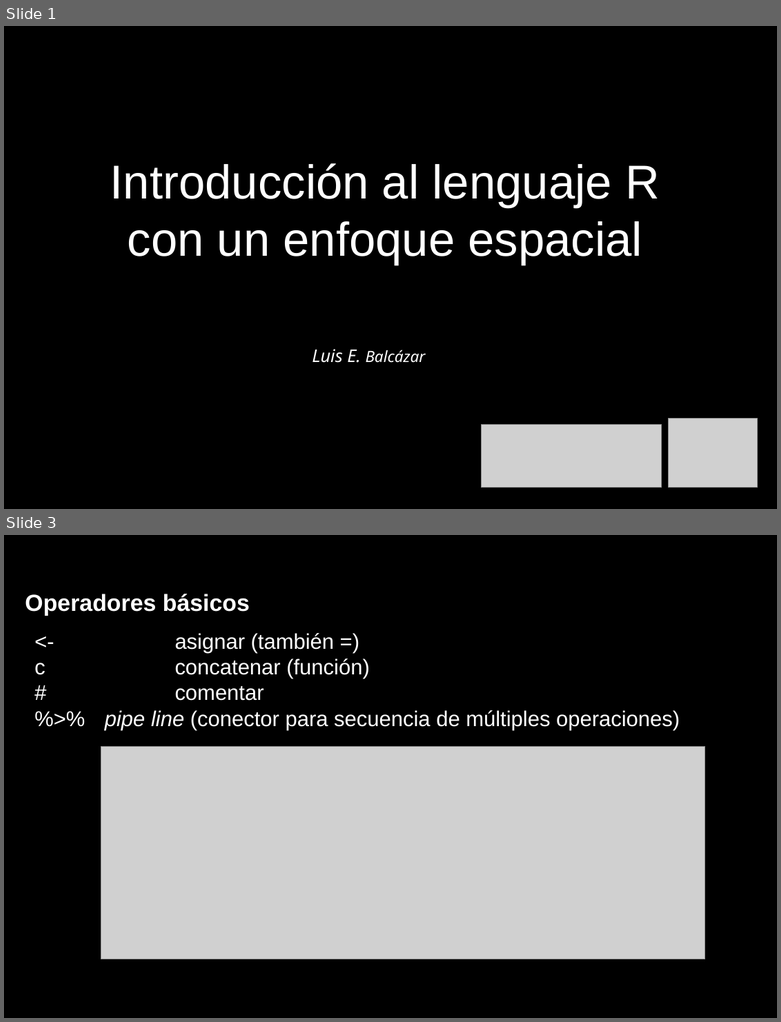
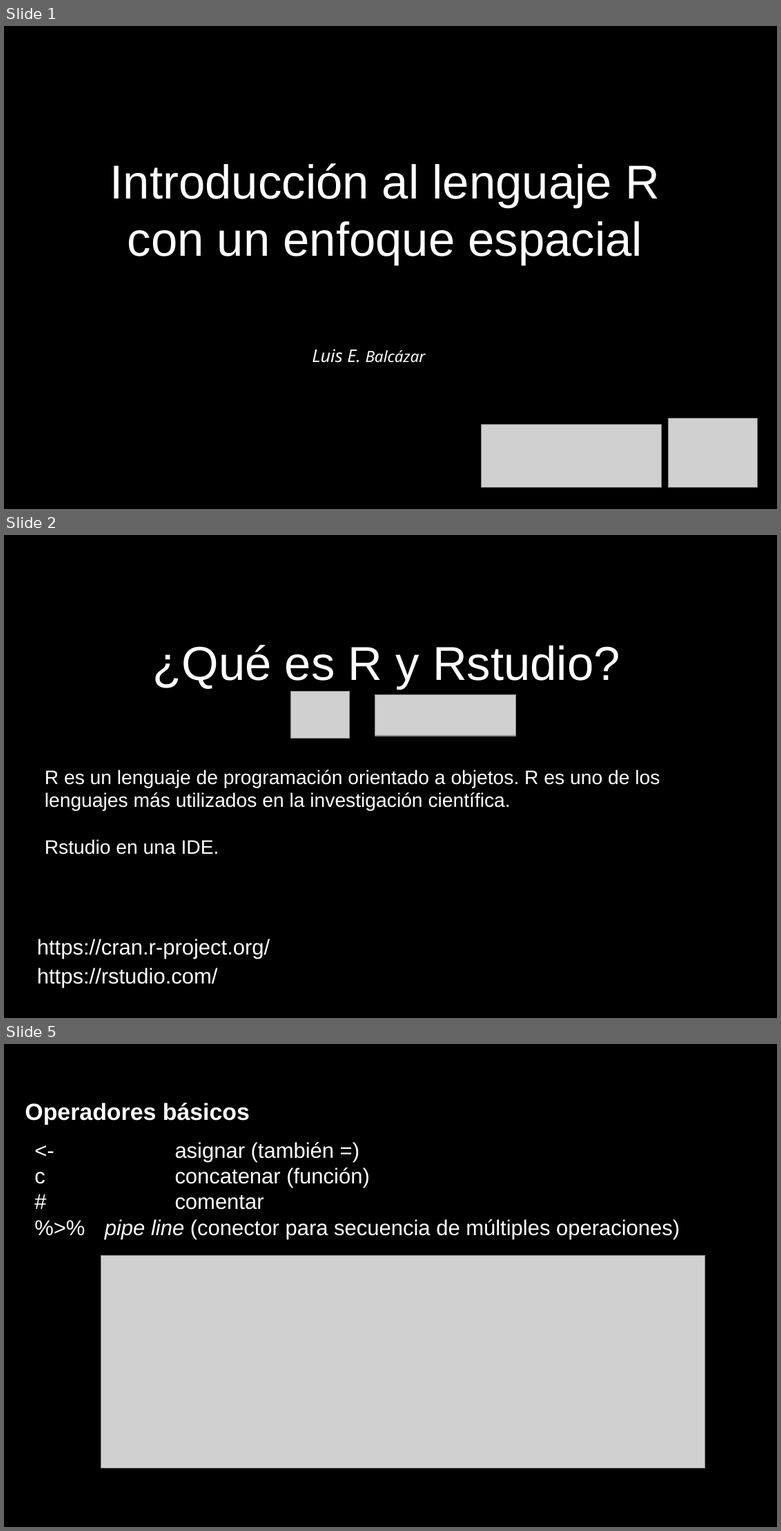
Before and after one commit to lebalcazar/R_IITCA, a slide deck: Presentacion/presentacion_01.odp. Shown one above the other, each under a label of ours: slides 1 and 3 before the commit, slides 1, 2 and 5 after it; the slides between them are not shown. The pictures are 781x1022 and 781x1531 pixels, drawn with LibreOffice and Linux fonts; fonts in the diff are those of the drawing; grey boxes stand for pictures. Boxes give left, top, right and bottom in pixels: in the first picture for what was removed or moved away, otherwise in the second. Text is boxed around its words. In the diff, an @@ line names an element or a change of style, - is before the commit and + after.

```diff
--- a/Presentacion/presentacion_01.odp
+++ b/Presentacion/presentacion_01.odp
@@ slide 2 added at <box>4,535,777,1018</box>, background #000000 @@
@@ title added at <box>153,645,620,689</box>, 48.8 pt, text #FFFFFF @@
+¿Qué es R y Rstudio?
@@ picture added at <box>291,692,350,739</box> @@
@@ picture added at <box>375,695,516,736</box> @@
@@ title added at <box>45,770,660,854</box>, 20 pt, text #FFFFFF @@
+R es un lenguaje de programación orientado a objetos. R es uno de los lenguajes más utilizados en la investigación científica.
+Rstudio en una IDE.
@@ text added at <box>37,939,270,959</box>, 22 pt, text #FFFFFF @@
+https://cran.r-project.org/
@@ text added at <box>37,968,218,988</box>, 22 pt, text #FFFFFF @@
+https://rstudio.com/
@@ what was slide 3 is now slide 5 @@
```
Also in this commit, not shown: 2 slides changed, 5 other slides added, 3 slides removed, 1 other file.
